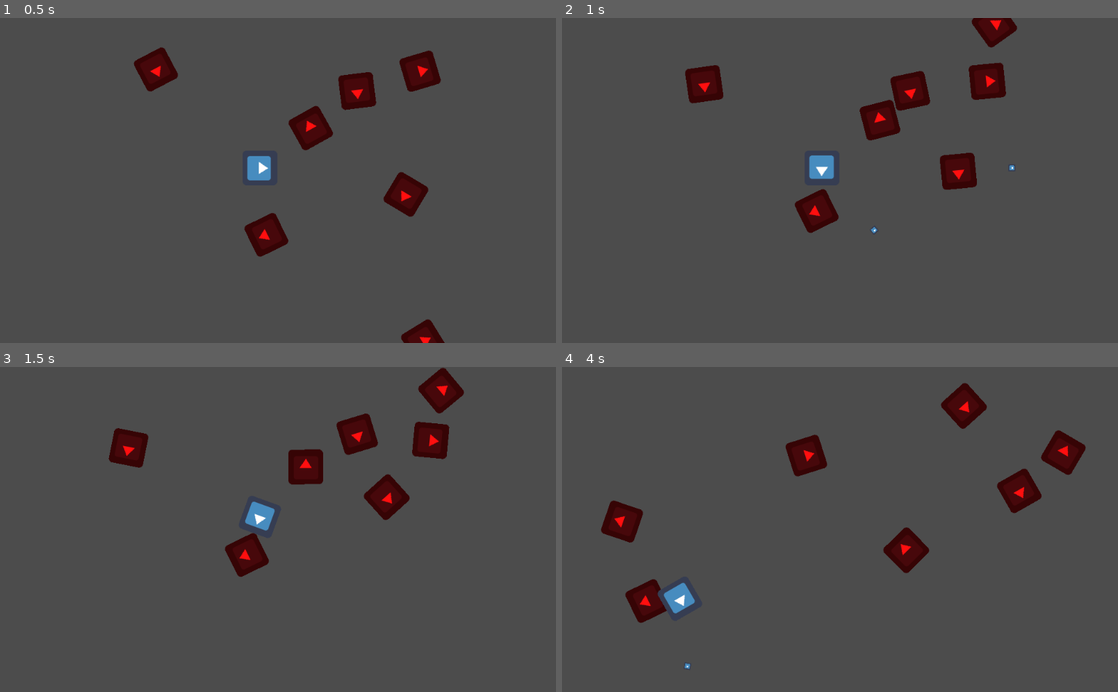
Above: before the commit, frames 1-4 (two rows, left to right).
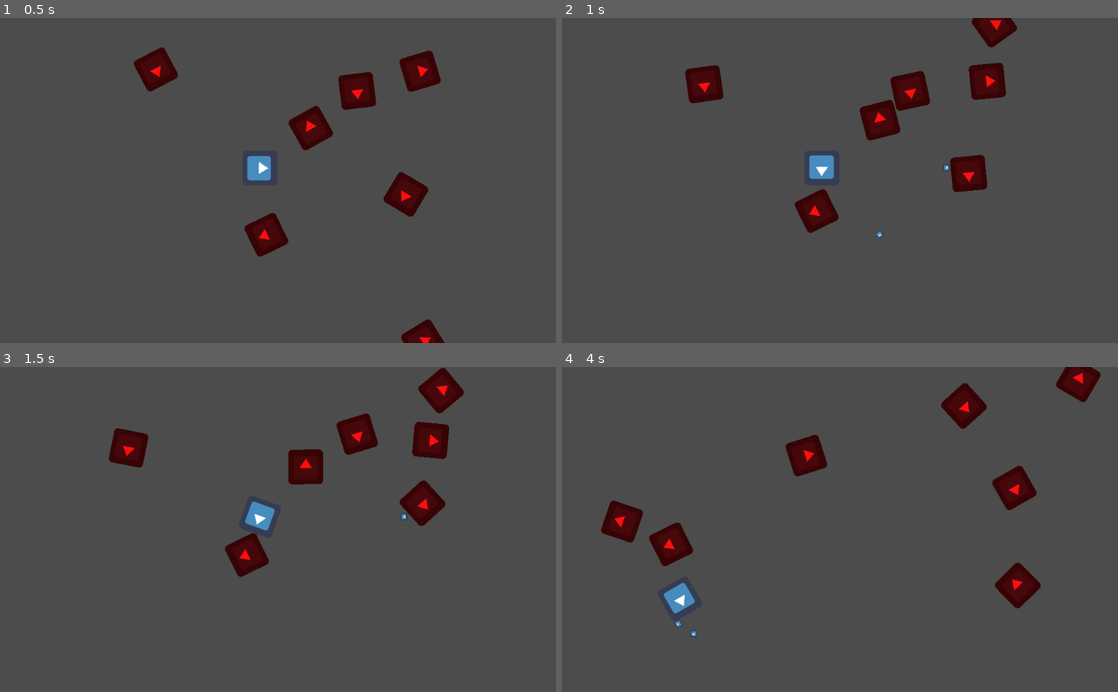
Above: after the commit, the same moments.

Repository: eugene-nguyen/NotAsteroids
Game: Godot game, scene res://World.tscn
Same seed, same stepped clock (60 frames per second), same inputs: the game is played once before the commit and once after it. The engine's default icon, where the game draws it, is replaced by a stand-in: a white triangle on a blue panel in a dark square.
Inputs:
- Up to frame 1 (0.5 s): no input
- Up to frame 2 (1 s): tap Enter (ui_accept) at 0.5, 0.77 s; hold Right (ui_right) from 0.53 s (still down)
- Up to frame 3 (1.5 s): release Right (ui_right) at 1.28 s; hold Left (ui_left) from 1.28 s (still down)
- Up to frame 4 (4 s): tap Enter (ui_accept) at 1.52, 3.02, 3.77 s; release Left (ui_left) at 2.03 s; hold Right (ui_right) 2.03-2.78 s; hold Up (ui_up) 2.78-3.53 s; hold Left (ui_left) from 3.53 s (still down)

Frame 1 is identical in both runs. In frame 2, 0.6% of the frame differs, in the area x 55-82%, y 41-68%; in frame 3, 1.3%; in frame 4, 4.3%, in the area x 11-97%, y 0-93%.

Commit message:
modified Bullet so they now delete themselves upon collision with "Enemy"
well, only the very first one

Diff:
--- a/Bullet.gd
+++ b/Bullet.gd
@@ -11,9 +11,10 @@
 func _physics_process(delta):
 	var collision = move_and_collide(velocity * delta)
 	if collision:
-		velocity = velocity.bounce(collision.normal)
-		if collision.collider.has_method("hit"):
-			collision.collider.hit()
+		print(collision.collider.name)
+		if collision.collider.get_node("Enemy"):
+			hide()
+			queue_free()
 
 func _on_VisibilityNotifier2D_screen_exited():
 	queue_free()
--- a/Bullet.tscn
+++ b/Bullet.tscn
@@ -4,9 +4,14 @@
 [ext_resource path="res://icon.png" type="Texture" id=2]
 
 [node name="Bullet" type="KinematicBody2D"]
+collision_layer = 2
+collision_mask = 4
 script = ExtResource( 1 )
 
 [node name="Sprite" type="Sprite" parent="."]
 rotation = 1.5708
 scale = Vector2( 0.2, 0.2 )
 texture = ExtResource( 2 )
+
+[node name="CollisionPolygon2D" type="CollisionPolygon2D" parent="."]
+polygon = PoolVector2Array( -5.18402, -6.36417, 5.28322, -6.36417, 6.42869, -5.33719, 6.38919, 5.01155, 5.55971, 6.11752, -5.26302, 6.23602, -6.1715, 5.36704, -6.21099, -5.33719 )
--- a/Enemy.tscn
+++ b/Enemy.tscn
@@ -4,6 +4,8 @@
 [ext_resource path="res://Enemy.gd" type="Script" id=2]
 
 [node name="Enemy" type="KinematicBody2D"]
+collision_layer = 4
+collision_mask = 7
 script = ExtResource( 2 )
 
 [node name="Sprite" type="Sprite" parent="."]
--- a/World.tscn
+++ b/World.tscn
@@ -9,11 +9,8 @@
 
 [node name="Player" type="KinematicBody2D" parent="."]
 position = Vector2( 478.622, 276.808 )
-z_index = 1
+collision_mask = 3
 script = ExtResource( 2 )
-__meta__ = {
-"_edit_group_": true
-}
 turn_speed = 200
 move_speed = 400
 
